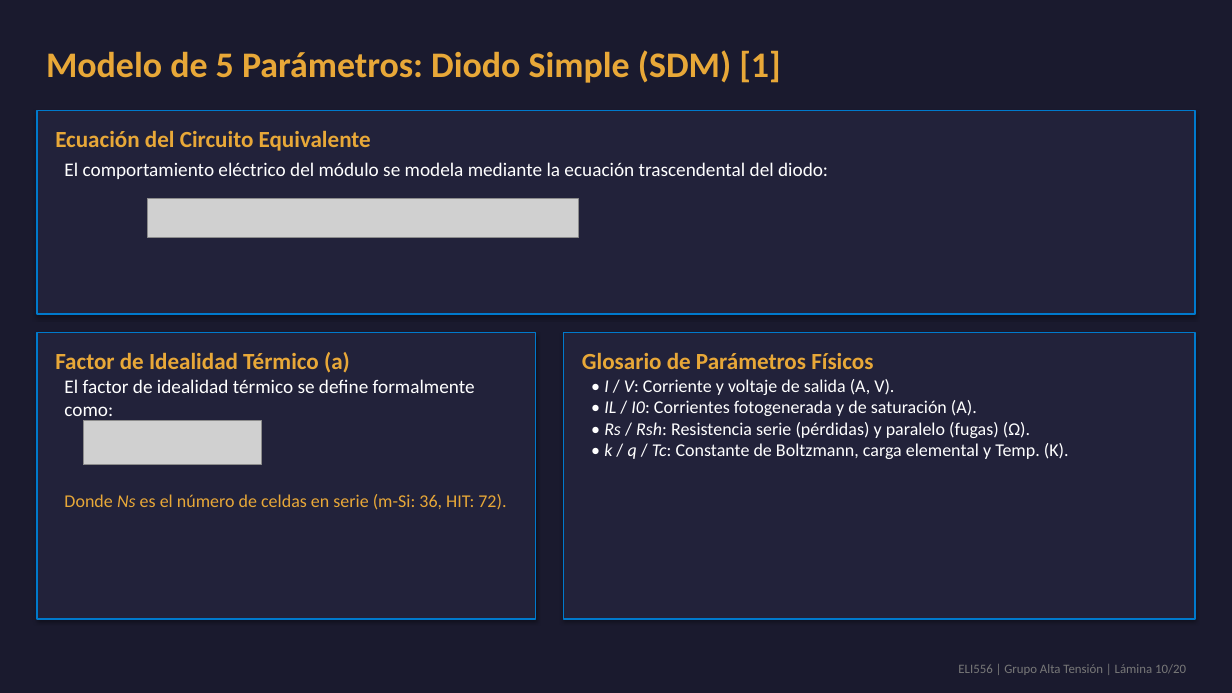
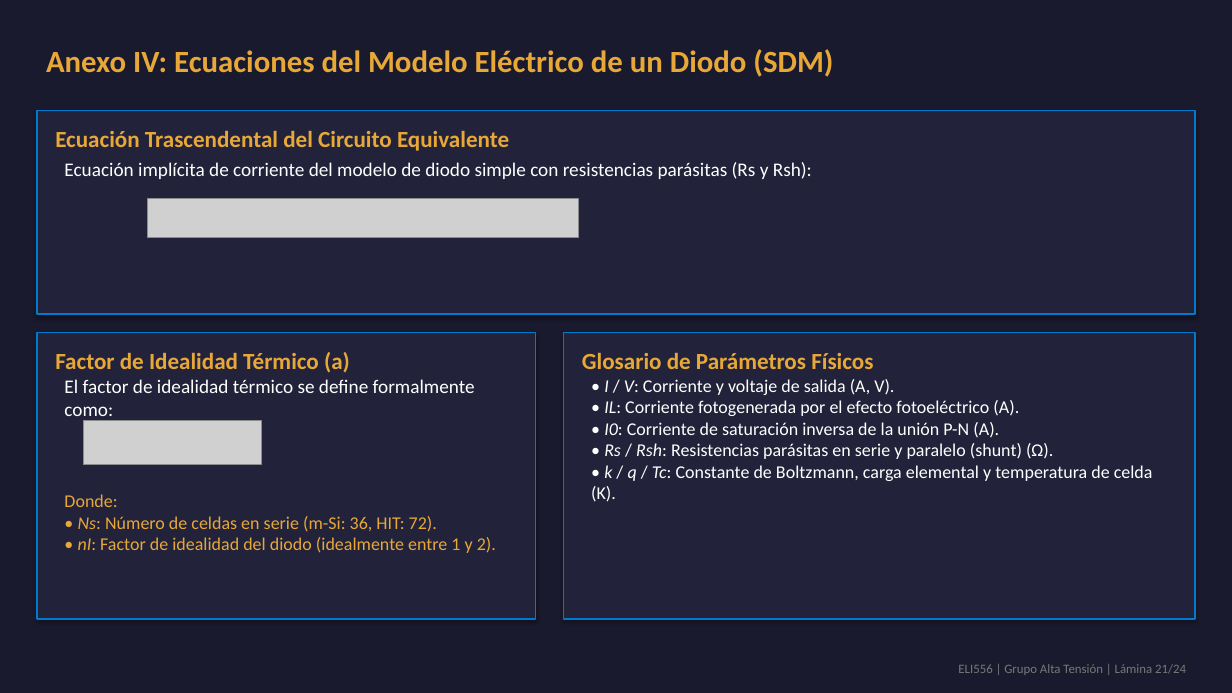
Before and after one commit to theChosen16/t2-paneles, a slide deck: slide 21 of output/Presentacion_Final_ELI556_Atacama.pptx (slide 10 before the commit). Drawn at 1232x693 pixels with LibreOffice and Linux fonts; fonts in the diff are those of the drawing; grey boxes stand for pictures. Boxes give left, top, right and bottom in pixels: in the first picture for what was removed or moved away, otherwise in the second. Text is boxed around its words. In the diff, an @@ line names an element or a change of style, - is before the commit and + after.

```diff
--- a/output/Presentacion_Final_ELI556_Atacama.pptx
+++ b/output/Presentacion_Final_ELI556_Atacama.pptx
@@ text at (46, 49, 833, 77): text changed; size 28 to 24 pt @@
-Modelo de 5 Parámetros: Diodo Simple (SDM) [1]
+Anexo IV: Ecuaciones del Modelo Eléctrico de un Diodo (SDM)
@@ text at (55, 131, 509, 151): text changed @@
-Ecuación del Circuito Equivalente
+Ecuación Trascendental del Circuito Equivalente
@@ text at (64, 162, 812, 179): text changed @@
-El comportamiento eléctrico del módulo se modela mediante la ecuación trascendental del diodo:
+Ecuación implícita de corriente del modelo de diodo simple con resistencias parásitas (Rs y Rsh):
@@ text at (591, 400, 1153, 502): text changed @@
-• IL / I0: Corrientes fotogenerada y de saturación (A).
-• Rs / Rsh: Resistencia serie (pérdidas) y paralelo (fugas) (Ω).
-• k / q / Tc: Constante de Boltzmann, carga elemental y Temp. (K).
+• IL: Corriente fotogenerada por el efecto fotoeléctrico (A).
+• I0: Corriente de saturación inversa de la unión P-N (A).
+• Rs / Rsh: Resistencias parásitas en serie y paralelo (shunt) (Ω).
+• k / q / Tc: Constante de Boltzmann, carga elemental y temperatura de celda (K).
@@ text at (64, 494, 496, 553): text changed @@
-Donde Ns es el número de celdas en serie (m-Si: 36, HIT: 72).
+Donde:
+• Ns: Número de celdas en serie (m-Si: 36, HIT: 72).
+• nI: Factor de idealidad del diodo (idealmente entre 1 y 2).
@@ text at (958, 664, 1186, 675): text changed @@
-ELI556 | Grupo Alta Tensión | Lámina 10/20
+ELI556 | Grupo Alta Tensión | Lámina 21/24
```
Also in this commit, not shown: 16 other slides changed, 7 slides added, 3 slides removed, 29 other files.
